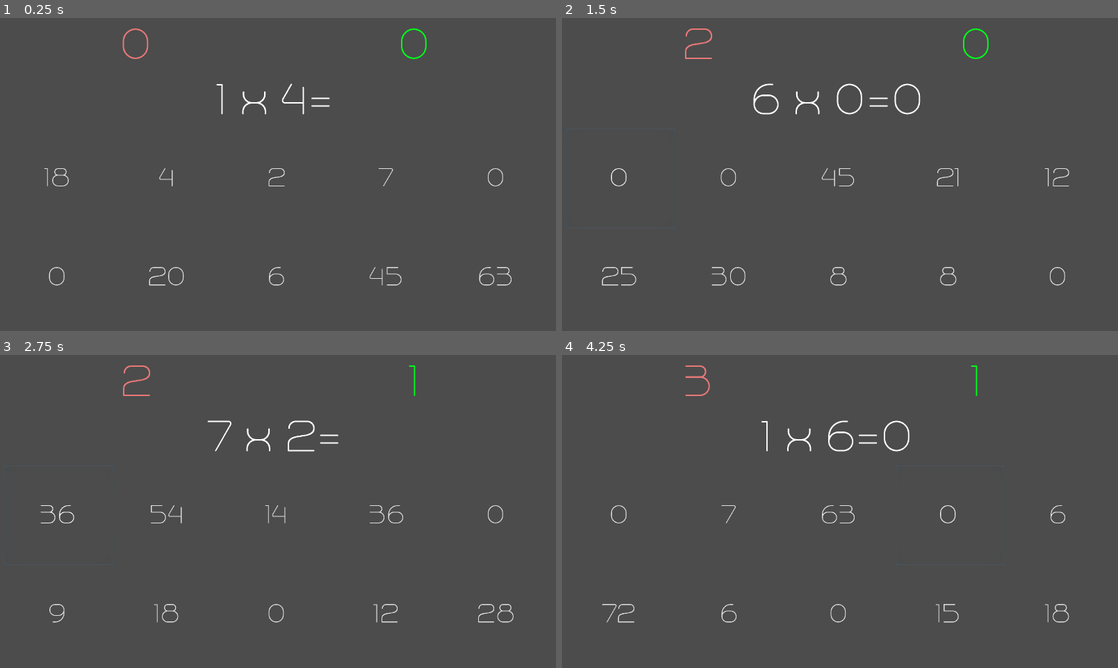
Above: before the commit, frames 1-4 (two rows, left to right).
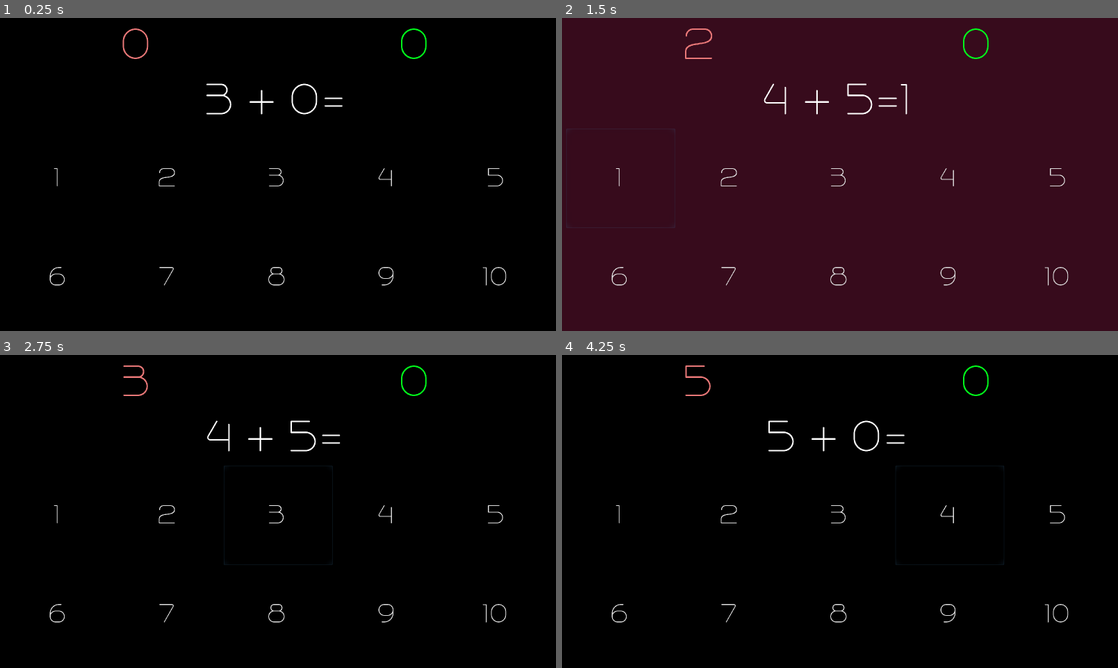
Above: after the commit, the same moments.

Repository: evergreencanvas/arithmetictrainer
Game: Godot game, scene res://MainScene.tscn
The game is run twice, just before and just after one commit, with the same random seed, the same clock (stepped at 60 frames per second) and the same inputs.
Inputs:
- Up to frame 1 (0.25 s): no input
- Up to frame 2 (1.5 s): click "18" (after the commit: "1") at 0.5 s; click "0" (after the commit: "1") at 1.25 s
- Up to frame 3 (2.75 s): click "3" at 2 s
- Up to frame 4 (4.25 s): click "54" (after the commit: "2") at 2.75 s; click "0" (after the commit: "4") at 3.5 s

The runs differ from the first frame. In frame 1, 100% of the frame differs, in the area x 0-100%, y 0-100%; in frame 2, 100%; in frame 3, 100%; in frame 4, 100%.

Commit message:
first animation playing on answer right

Diff:
--- /dev/null
+++ b/ChevronPolygon.tscn
@@ -0,0 +1,17 @@
+[gd_scene format=2]
+
+[node name="ChevronPolygon" type="Polygon2D"]
+
+position = Vector2( -70, -130 )
+polygon = PoolVector2Array( 240, 130, 160, 130, 70, 370, 160, 610, 240, 610, 150, 370 )
+uv = PoolVector2Array(  )
+color = Color( 0.773438, 0.132935, 0.132935, 1 )
+vertex_colors = PoolColorArray(  )
+offset = Vector2( 0, 0 )
+antialiased = false
+texture = null
+texture_offset = Vector2( 0, 0 )
+texture_scale = Vector2( 1, 1 )
+texture_rotation_degrees = 0.0
+invert_enable = false
+invert_border = 100.0
--- /dev/null
+++ b/ExplodingChevrons.gd
@@ -0,0 +1,14 @@
+extends Node2D
+
+export (Color) var chevronColor
+
+func _ready():
+	$ChevronPolygon1.color = chevronColor
+	$ChevronPolygon2.color = chevronColor
+	$ChevronPolygon3.color = chevronColor
+	$ChevronPolygon4.color = chevronColor
+	$AnimationPlayer.play("explode")
+	$Particles2D.restart()
+
+func _on_AnimationPlayer_animation_finished(anim_name):
+	queue_free()
--- /dev/null
+++ b/ExplodingChevrons.tscn
@@ -0,0 +1,176 @@
+[gd_scene load_steps=7 format=2]
+
+[ext_resource path="res://ExplodingChevrons.gd" type="Script" id=1]
+[ext_resource path="res://ChevronPolygon.tscn" type="PackedScene" id=2]
+
+[sub_resource type="Gradient" id=1]
+
+offsets = PoolRealArray( 0.00738007, 0.675277, 1 )
+colors = PoolColorArray( 0.597656, 1, 0.660522, 1, 0, 0, 0, 0.585608, 0, 0, 0, 0 )
+
+[sub_resource type="GradientTexture" id=2]
+
+flags = 4
+gradient = SubResource( 1 )
+width = 2048
+
+[sub_resource type="ParticlesMaterial" id=3]
+
+render_priority = 0
+trail_divisor = 1
+emission_shape = 0
+flag_align_y = false
+flag_rotate_y = false
+flag_disable_z = true
+spread = 180.0
+flatness = 0.0
+gravity = Vector3( 0, 0, 0 )
+initial_velocity = 800.0
+initial_velocity_random = 0.0
+angular_velocity = 360.0
+angular_velocity_random = 0.0
+orbit_velocity = 0.0
+orbit_velocity_random = 0.0
+linear_accel = 3.05
+linear_accel_random = 0.0
+radial_accel = 9.76
+radial_accel_random = 0.47
+tangential_accel = 0.0
+tangential_accel_random = 0.0
+damping = 0.0
+damping_random = 0.0
+angle = 0.0
+angle_random = 0.0
+scale = 35.48
+scale_random = 0.5
+color_ramp = SubResource( 2 )
+hue_variation = 0.0
+hue_variation_random = 0.0
+anim_speed = 0.0
+anim_speed_random = 0.0
+anim_offset = 0.0
+anim_offset_random = 0.0
+anim_loop = false
+_sections_unfolded = [ "Angle", "Angular Velocity", "Color", "Damping", "Emission Shape", "Flags", "Gravity", "Initial Velocity", "Linear Accel", "Orbit Velocity", "Radial Accel", "Scale", "Spread", "Tangential Accel", "Trail" ]
+
+[sub_resource type="Animation" id=4]
+
+resource_name = "explode"
+length = 1.0
+loop = false
+step = 0.1
+tracks/0/type = "value"
+tracks/0/path = NodePath("ChevronPolygon1:position")
+tracks/0/interp = 1
+tracks/0/loop_wrap = true
+tracks/0/imported = false
+tracks/0/enabled = true
+tracks/0/keys = {
+"times": PoolRealArray( 0, 1 ),
+"transitions": PoolRealArray( 1, 1 ),
+"update": 0,
+"values": [ Vector2( -150, -370 ), Vector2( -3500, -370 ) ]
+}
+tracks/1/type = "value"
+tracks/1/path = NodePath("ChevronPolygon2:position")
+tracks/1/interp = 1
+tracks/1/loop_wrap = true
+tracks/1/imported = false
+tracks/1/enabled = true
+tracks/1/keys = {
+"times": PoolRealArray( 0, 1 ),
+"transitions": PoolRealArray( 1, 1 ),
+"update": 0,
+"values": [ Vector2( 370, -150 ), Vector2( 370, -3500 ) ]
+}
+tracks/2/type = "value"
+tracks/2/path = NodePath("ChevronPolygon3:position")
+tracks/2/interp = 1
+tracks/2/loop_wrap = true
+tracks/2/imported = false
+tracks/2/enabled = true
+tracks/2/keys = {
+"times": PoolRealArray( 0, 1 ),
+"transitions": PoolRealArray( 1, 1 ),
+"update": 0,
+"values": [ Vector2( 150, 365.831 ), Vector2( 3500, 365.831 ) ]
+}
+tracks/3/type = "value"
+tracks/3/path = NodePath("ChevronPolygon4:position")
+tracks/3/interp = 1
+tracks/3/loop_wrap = true
+tracks/3/imported = false
+tracks/3/enabled = true
+tracks/3/keys = {
+"times": PoolRealArray( 0, 1 ),
+"transitions": PoolRealArray( 1, 1 ),
+"update": 0,
+"values": [ Vector2( -365.795, 150 ), Vector2( -365.795, 3500 ) ]
+}
+
+[node name="ExplodingChevrons" type="Node2D" index="0"]
+
+script = ExtResource( 1 )
+_sections_unfolded = [ "Transform" ]
+chevronColor = Color( 0.14505, 0.378906, 0.154185, 1 )
+
+[node name="Particles2D" type="Particles2D" parent="." index="0"]
+
+emitting = false
+amount = 500
+lifetime = 1.0
+one_shot = true
+preprocess = 0.0
+speed_scale = 2.0
+explosiveness = 0.0
+randomness = 0.57
+fixed_fps = 0
+fract_delta = true
+visibility_rect = Rect2( -100, -100, 200, 200 )
+local_coords = true
+draw_order = 0
+process_material = SubResource( 3 )
+texture = null
+normal_map = null
+h_frames = 1
+v_frames = 1
+_sections_unfolded = [ "Process Material", "Time", "Transform" ]
+
+[node name="ChevronPolygon1" parent="." index="1" instance=ExtResource( 2 )]
+
+position = Vector2( -150, -370 )
+polygon = PoolVector2Array( 240, 130, 160, 130, 70, 370, 125.067, 516.845, 160, 610, 240, 610, 150, 370 )
+_sections_unfolded = [ "Transform" ]
+
+[node name="ChevronPolygon2" parent="." index="2" instance=ExtResource( 2 )]
+
+position = Vector2( 370, -150 )
+rotation = 1.5708
+polygon = PoolVector2Array( 240, 130, 160, 130, 70, 370, 125.067, 516.845, 160, 610, 240, 610, 150, 370 )
+_sections_unfolded = [ "Transform" ]
+
+[node name="ChevronPolygon3" parent="." index="3" instance=ExtResource( 2 )]
+
+position = Vector2( 150, 365.831 )
+rotation = 3.14159
+polygon = PoolVector2Array( 240, 130, 160, 130, 70, 370, 125.067, 516.845, 160, 610, 240, 610, 150, 370 )
+_sections_unfolded = [ "Transform" ]
+
+[node name="ChevronPolygon4" parent="." index="4" instance=ExtResource( 2 )]
+
+position = Vector2( -365.795, 150 )
+rotation = 4.71239
+polygon = PoolVector2Array( 240, 130, 160, 130, 70, 370, 125.067, 516.845, 160, 610, 240, 610, 150, 370 )
+_sections_unfolded = [ "Transform" ]
+
+[node name="AnimationPlayer" type="AnimationPlayer" parent="." index="5"]
+
+root_node = NodePath("..")
+autoplay = ""
+playback_process_mode = 1
+playback_default_blend_time = 0.0
+playback_speed = 1.0
+anims/explode = SubResource( 4 )
+blend_times = [  ]
+
+[connection signal="animation_finished" from="AnimationPlayer" to="." method="_on_AnimationPlayer_animation_finished"]
--- a/MainScene.tscn
+++ b/MainScene.tscn
@@ -1,7 +1,14 @@
-[gd_scene load_steps=2 format=2]
+[gd_scene load_steps=3 format=2]
 
-[ext_resource path="res://MathDisplay.tscn" type="PackedScene" id=1]
+[ext_resource path="res://ReactiveDisplay.tscn" type="PackedScene" id=1]
+[ext_resource path="res://MathDisplay.tscn" type="PackedScene" id=2]
 
 [node name="MainScene" type="Node"]
 
-[node name="MathDisplay" parent="." index="0" instance=ExtResource( 1 )]
+[node name="ReactiveDisplay" parent="." index="0" instance=ExtResource( 1 )]
+
+[node name="MathDisplay" parent="." index="1" instance=ExtResource( 2 )]
+
+[connection signal="correctAnswer" from="MathDisplay" to="ReactiveDisplay" method="_on_MathDisplay_correctAnswer"]
+
+[connection signal="wrongAnswer" from="MathDisplay" to="ReactiveDisplay" method="_on_MathDisplay_wrongAnswer"]
--- a/MathDisplay.gd
+++ b/MathDisplay.gd
@@ -22,7 +22,7 @@
 
 func _ready():
 	randomize()
-	set_stage(2)
+	set_stage(0)
 	get_new_problem()
 
 func set_stage(stageNumber):
@@ -91,7 +91,7 @@
 
 
 func get_answer(x, y):
-	var ans = 0
+	var ans
 	match operationIndex:
 		0:
 			ans = x + y
@@ -112,8 +112,10 @@
 		var inputInt = int(input)
 		if answer == inputInt:
 			countRight += 1
+			emit_signal('correctAnswer')
 		else:
 			countWrong += 1
+			emit_signal('wrongAnswer')
 		update_count_labels()
 		inputAllowed = false
 		$Timer.start()
--- a/MathDisplay.tscn
+++ b/MathDisplay.tscn
@@ -19,7 +19,7 @@
 font_data = ExtResource( 2 )
 _sections_unfolded = [ "Font", "Settings" ]
 
-[node name="MathDisplay" type="Node" index="0"]
+[node name="MathDisplay" type="Node"]
 
 script = ExtResource( 1 )
 _sections_unfolded = [ "custom_constants" ]
@@ -300,7 +300,7 @@
 text = "2"
 flat = true
 align = 1
-_sections_unfolded = [ "Anchor", "Grow Direction", "Margin", "Material", "Size Flags", "custom_constants", "custom_fonts" ]
+_sections_unfolded = [ "Anchor", "Grow Direction", "Margin", "Material", "Rect", "Size Flags", "custom_constants", "custom_fonts" ]
 
 [node name="Button3" type="Button" parent="VBoxContainer/CalcDisplay/VBoxContainer/GridContainer" index="2"]
 
--- /dev/null
+++ b/Particles2D.gd
@@ -0,0 +1,15 @@
+extends Particles2D
+
+# class member variables go here, for example:
+# var a = 2
+# var b = "textvar"
+
+func _ready():
+	# Called when the node is added to the scene for the first time.
+	# Initialization here
+	pass
+
+#func _process(delta):
+#	# Called every frame. Delta is time since last frame.
+#	# Update game logic here.
+#	pass
--- /dev/null
+++ b/ReactiveDisplay.gd
@@ -0,0 +1,28 @@
+extends Node
+
+
+
+func _ready():
+	#change_background()
+	pass
+
+func animate_background():
+	$AnimationPlayer.play("flashRed")
+
+
+
+
+func _on_MathDisplay_wrongAnswer():
+	$AnimationPlayer.play("flashRed")
+
+
+
+
+func _on_MathDisplay_correctAnswer():
+	$AnimationPlayer.play("flashGreen")
+	var point = $Node2D.get_global_mouse_position()
+	var explosionScene = load("res://ExplodingChevrons.tscn")
+	var node = explosionScene.instance()
+	node.chevronColor = Color(0,1,0,1)
+	node.transform.origin = point
+	add_child(node)
--- /dev/null
+++ b/ReactiveDisplay.tscn
@@ -0,0 +1,78 @@
+[gd_scene load_steps=5 format=2]
+
+[ext_resource path="res://ReactiveDisplay.gd" type="Script" id=1]
+[ext_resource path="res://ExplodingChevrons.tscn" type="PackedScene" id=2]
+
+[sub_resource type="Animation" id=1]
+
+resource_name = "flashGreen"
+length = 0.5
+loop = false
+step = 0.25
+tracks/0/type = "value"
+tracks/0/path = NodePath("BackgroundColor:color")
+tracks/0/interp = 1
+tracks/0/loop_wrap = true
+tracks/0/imported = false
+tracks/0/enabled = true
+tracks/0/keys = {
+"times": PoolRealArray( 0, 0.25, 0.5 ),
+"transitions": PoolRealArray( 1, 1, 1 ),
+"update": 0,
+"values": [ Color( 0, 0, 0, 1 ), Color( 0.0373535, 0.132813, 0.0433197, 1 ), Color( 0, 0, 0, 1 ) ]
+}
+
+[sub_resource type="Animation" id=2]
+
+resource_name = "flashRed"
+length = 0.5
+loop = false
+step = 0.25
+tracks/0/type = "value"
+tracks/0/path = NodePath("BackgroundColor:color")
+tracks/0/interp = 1
+tracks/0/loop_wrap = true
+tracks/0/imported = false
+tracks/0/enabled = true
+tracks/0/keys = {
+"times": PoolRealArray( 0, 0.25, 0.5 ),
+"transitions": PoolRealArray( 1, 1, 1 ),
+"update": 0,
+"values": [ Color( 0, 0, 0, 1 ), Color( 0.25, 0.0507813, 0.130157, 1 ), Color( 0, 0, 0, 1 ) ]
+}
+
+[node name="ReactiveDisplay" type="Node" index="0"]
+
+script = ExtResource( 1 )
+shape = ExtResource( 2 )
+
+[node name="BackgroundColor" type="ColorRect" parent="." index="0"]
+
+anchor_left = 0.0
+anchor_top = 0.0
+anchor_right = 1.0
+anchor_bottom = 1.0
+rect_pivot_offset = Vector2( 0, 0 )
+rect_clip_content = false
+mouse_filter = 0
+mouse_default_cursor_shape = 0
+size_flags_horizontal = 1
+size_flags_vertical = 1
+color = Color( 0, 0, 0, 1 )
+
+[node name="AnimationPlayer" type="AnimationPlayer" parent="." index="1"]
+
+root_node = NodePath("..")
+autoplay = ""
+playback_process_mode = 1
+playback_default_blend_time = 0.0
+playback_speed = 1.0
+anims/flashGreen = SubResource( 1 )
+anims/flashRed = SubResource( 2 )
+blend_times = [  ]
+_sections_unfolded = [ "Playback Options" ]
+
+[node name="Node2D" type="Node2D" parent="." index="2"]
+
+position = Vector2( 5.45068, 5.36346 )
+scale = Vector2( 1.17033, 1.16761 )
Not shown, changed: ArithmeticTrainer.apk
